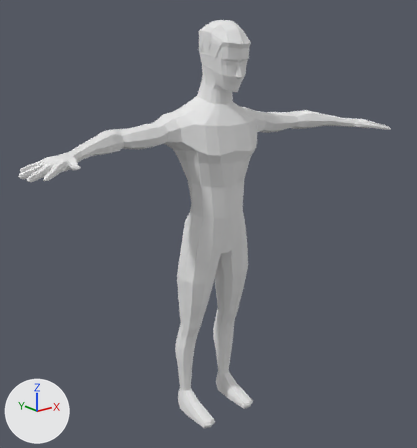
Two versions of the Blender file Arty_3d/Assets/Models/Player.blend, one commit apart.
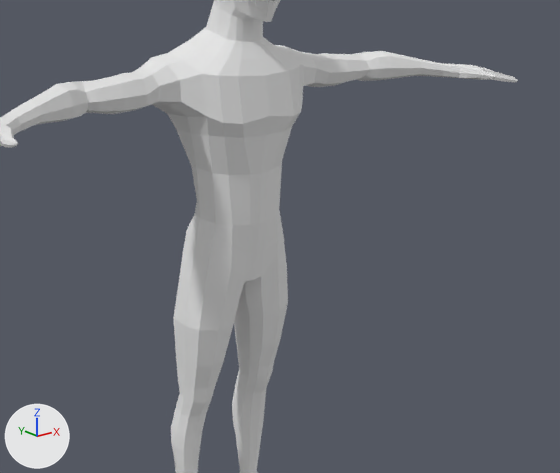
Each version appears first whole from a camera (50 mm lens) standing at (-5.92, -7.18, 6.47) and looking at (-0.81, -0.78, 3.92), and next in a close-up on the part from 17% to 100% of the width and 18% to 83% of the height. The lights are fixed; the arrows at lower left show +X, +Y and +Z.

Objects in the first close-up: 'CharacterModel.001'.
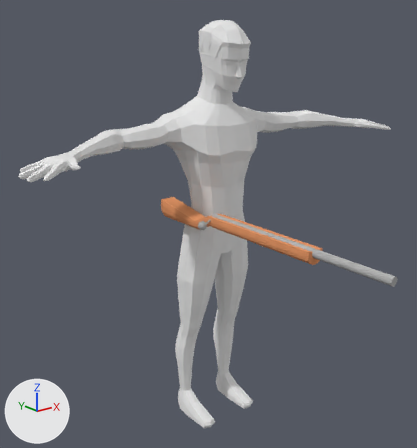
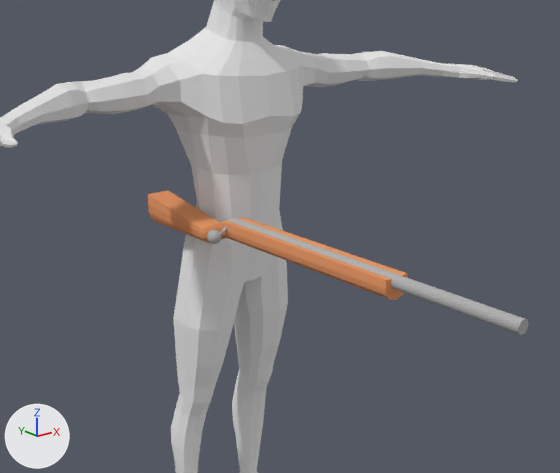
The change, as a diff of the scene's bpy script:
```diff
--- a/Arty_3d/Assets/Models/Player.blend.py
+++ b/Arty_3d/Assets/Models/Player.blend.py
@@ mat_steel_001 @@
+mat_steel_001 = diffuse_material('Steel.001')
+mat_steel_001.base_color = (0.439, 0.439, 0.439)  # grey #b1b1b1
@@ mat_wood_001 @@
+mat_wood_001 = diffuse_material('Wood.001')
+mat_wood_001.base_color = (0.8, 0.316, 0.139)  # orange #e79868
@@ me_cylinder_001 @@
+me_cylinder_001.from_pydata(...)  # 710 vertices, 664 faces; spans x -1.0..1.79, y -0.18..0.04, z -0.21..0.09
+# faces by material slot: [84, 580]
+me_cylinder_001.materials.append(mat_wood_001)  # orange #e79868
+me_cylinder_001.materials.append(mat_steel_001)  # grey #b1b1b1
@@ ob_cylinder @@
+ob_cylinder = bpy.data.objects.new('Cylinder', me_cylinder_001)
+ob_cylinder.location = (-0.65, -2.29, 3.97)
+ob_cylinder.rotation_euler = (4.712, 3.142, -1.571)  # degrees (270, 180, -90)
+ob_cylinder.scale = (1.57, 1.57, 1.57)
```

Changed parts and their boxes [x1, y1, x2, y2] in the close-ups (560 x 473 px):
'Cylinder', added: after [148, 190, 529, 335]
    faces in mat_wood_001 (orange #e79868): [148, 190, 408, 300]
    faces in mat_steel_001 (grey #b1b1b1): [207, 218, 529, 335]
